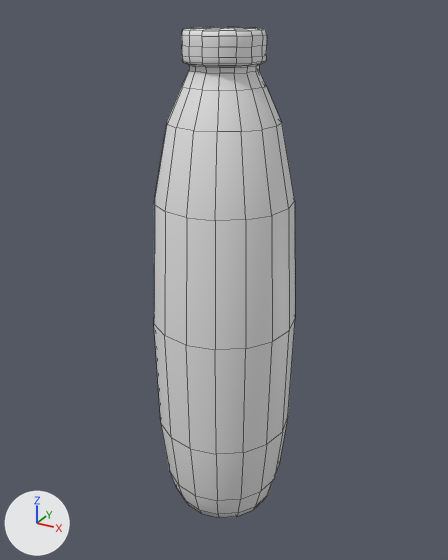
The FBX model src/Assets/Items/Drinks/WaterBottle/Bottle.fbx, before and after one commit.
Before and after are seen from a camera (50 mm lens) standing at (0.215, -0.391, 0.406) and looking at (-0.002, 0.004, 0.209). Lighting does not change. The marker at lower left points along +X, +Y and +Z. Mesh edges are drawn as thin lines. Where no turn or scale is listed for an object, it has been applied to the vertices.

The first picture shows 'Cercle.001'.
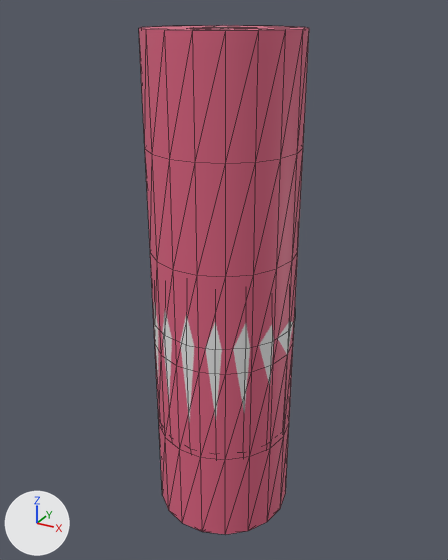
The newer file is also rescaled (x0.55), turned or shifted as a whole; pictures and numbers use the older file's frame.

The change, as a diff of the scene's bpy script:
```diff
--- a/src/Assets/Items/Drinks/WaterBottle/Bottle.fbx.py
+++ b/src/Assets/Items/Drinks/WaterBottle/Bottle.fbx.py
@@ mat_default_7898c33735efbbb0 @@
+mat_default_7898c33735efbbb0 = principled_material('Default_7898C33735EFBBB0')
+mat_default_7898c33735efbbb0.base_color = (0.726, 0.126, 0.222)  # pink #dd6382
@@ me_mesh_008 @@
+me_mesh_008.from_pydata(...)  # 108 vertices, 212 faces; spans x -0.056..0.056, y -0.056..0.056, z 0.0..0.39
+me_mesh_008.materials.append(mat_default_7898c33735efbbb0)  # pink #dd6382
@@ ob_ucl_main @@
+ob_ucl_main = bpy.data.objects.new('UCL_Main', me_mesh_008)
+ob_ucl_main.location = (0.0, 0.0, 0.0035)
```

Boxes [x1, y1, x2, y2] around the edits, measured in the pictures (448 x 560 px):
'UCL_Main', added
    after: [139, 25, 309, 534]
'Cercle.001', unchanged, covered by the edit
    before: [154, 27, 295, 518]
    after: [154, 27, 295, 423]
